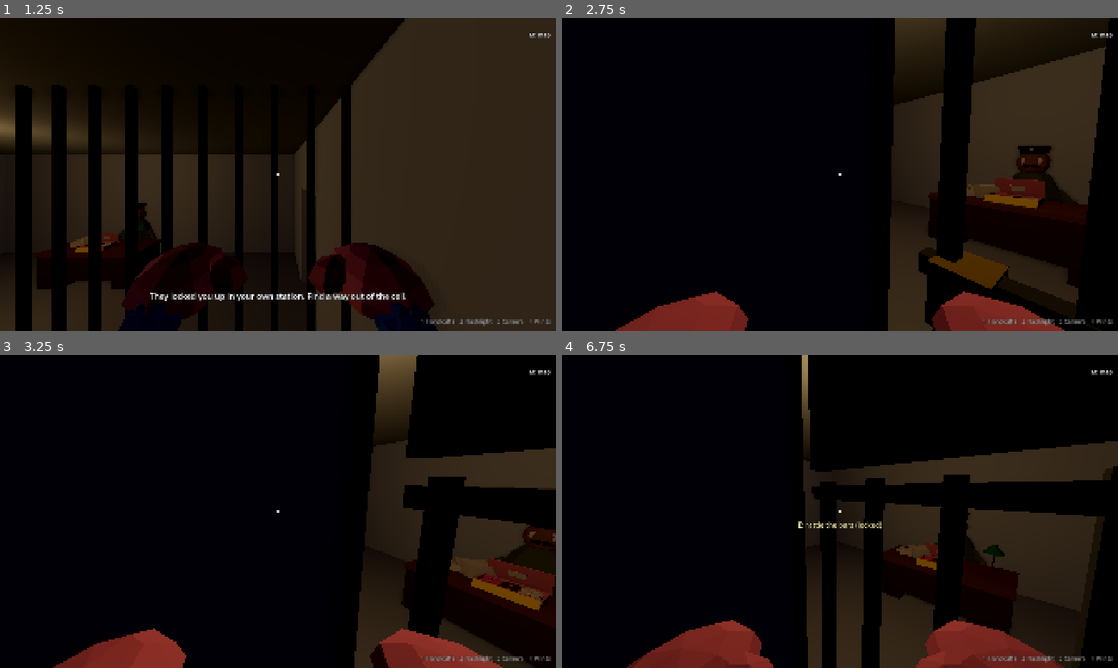
Above: before the commit, frames 1-4 (two rows, left to right).
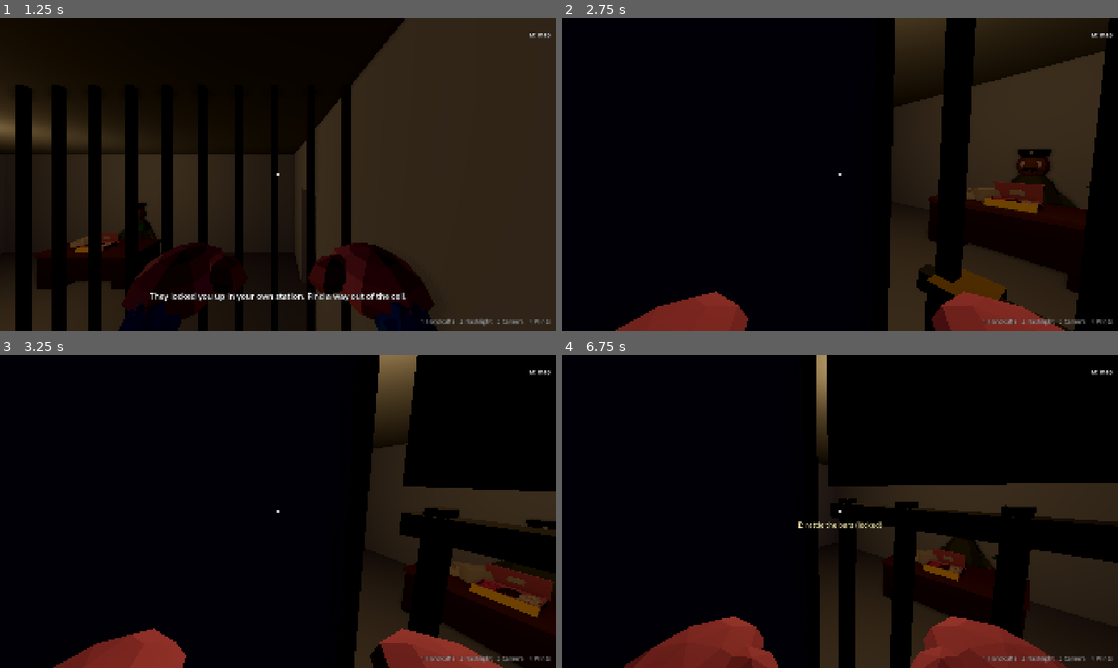
Above: after the commit, the same moments.

Repository: cristiangelini/BPD
Game: Godot game, scene res://scenes/levels/jailbreak.tscn
Two runs of this game, one before a commit and one after it. Both use one fixed random seed, a clock stepped at 60 frames per second and the inputs below. This scene is started directly instead of the project's main scene.
Inputs (mouse positions are in pixels of both pictures, inside the frame that each line leads up to):
- Up to frame 1 (1.25 s): tap Enter at 0.5 s; move the mouse to (400, 158) at 0.52 s; hold D (move_right) from 0.53 s (still down); hold R (ask) from 0.53 s (still down); click (400, 158) at 0.67 s; tap Space (jump) at 0.77, 1.07 s; tap G (drop) at 0.8 s
- Up to frame 2 (2.75 s): move the mouse to (812, 174) at 1.27 s; release D (move_right) at 1.28 s; release R (ask) at 1.28 s; hold W (move_forward) from 1.28 s (still down); tap G (drop) at 1.35 s; tap Space (jump) at 1.52, 1.82 s; click (812, 174) at 1.55 s; move the mouse to (851, 168) at 2.02 s; hold E (use) from 2.03 s (still down); click (851, 168) at 2.1 s
- Up to frame 3 (3.25 s): keep holding W (move_forward); move the mouse to (272, 517) at 2.77 s; release E (use) at 2.78 s; tap E (use) at 2.85 s; click (272, 517) at 2.92 s; tap Space (jump) at 3.02, 3.05 s
- Up to frame 4 (6.75 s): tap Space (jump) at 3.32, 4.52, 4.82, 6.02, 6.32 s; move the mouse to (878, 514) at 3.52 s; hold Space (jump) 3.53-4.28 s; tap R (ask) at 3.8, 4.35 s; move the mouse to (795, 508) at 4.27 s; tap G (drop) at 4.55 s; move the mouse to (845, 511) at 5.02 s; hold Q (checklist) 5.03-5.78 s; click (845, 511) at 5.3 s; tap Enter at 5.75 s; move the mouse to (817, 505) at 5.77 s; release W (move_forward) at 5.78 s; hold D (move_right) 5.78-6.53 s; tap Ctrl (crouch) at 5.85 s; tap E (use) at 6.05 s; move the mouse to (867, 511) at 6.52 s; hold W (move_forward) from 6.53 s (still down); hold G (drop) from 6.53 s (still down)

Frame 1 is identical in both runs. In frame 2, 3.9% of the frame differs, in the area x 58-98%, y 9-100%; in frame 3, 8.1%; in frame 4, 24%, in the area x 11-100%, y 0-100%.

Commit message:
Fish the guard's donut box with a broom or a fishing rod
Jailbreak step 3a (fuga.md): a long broom and a fishing rod lie in the cells. In hand they point where the cop looks and go through the bars; E hooks the donut box at the tip, and walking back drags it to the bars.

Co-Authored-By: Claude Opus 5.5 (1M context) <noreply@anthropic.com>
Claude-Session: https://claude.ai/code/session_01UXwRy4nCUmp8Zcg5tBLZhH

Diff:
--- a/scripts/levels/jailbreak_level.gd
+++ b/scripts/levels/jailbreak_level.gd
@@ -3,7 +3,8 @@
 
 ## The jailbreak's level (fuga.md, step 1): the first time a campaign misses its quota, the cops wake up at night
 ## locked in their own station's cells, two in each, with the patrol car parked outside. In front of the cells the
-## night guard sits at his desk with his box of donuts, one of them with the key (step 2, NightGuard).
+## night guard sits at his desk with his box of donuts, one of them with the key (step 2, NightGuard), and on each
+## cell's floor lies something long to fish the box with: the broom and the fishing rod (step 3, HookStick).
 ## --place=jailbreak opens it from Play.
 
 const DESK_MODEL := preload("res://assets/models/station_desk.glb")
@@ -13,12 +14,18 @@
 const DESK_AT := Vector3(10.5, 0, 7.4)
 const GUARD_AT := Vector3(10.5, 0, 8.4)
 const BOX_AT := Vector3(10.5, 0.87, 7.25)
+## Something to fish the box with, lying on the floor of each cell (step 3): [model, length, grip, turn].
+const STICKS := [
+	["res://assets/models/broom.glb", 2.8, Vector3(9.8, 0.06, 3.9), PI / 2],
+	["res://assets/models/fishing_rod.glb", 3.0, Vector3(11.2, 0.06, 3.9), -PI / 2],
+]
 
 ## Same seed, same jailbreak. 0 draws one.
 @export var case_seed := 0
 var city: City
 var guard: NightGuard
 var box: DonutBox
+var sticks: Array[HookStick] = []
 
 
 func _ready() -> void:
@@ -66,3 +73,11 @@
 	add_child(guard)
 	guard.global_transform = lot * Transform3D(Basis(Vector3.UP, PI), GUARD_AT)
 	guard.setup(case_seed, box)
+	for item: Array in STICKS:
+		var stick := HookStick.new()
+		stick.name = "Broom" if sticks.is_empty() else "FishingRod"
+		stick.model = load(item[0])
+		stick.length = item[1]
+		add_child(stick)
+		stick.global_transform = lot * Transform3D(Basis(Vector3.UP, item[3]), item[2])
+		sticks.append(stick)
--- a/scripts/player/cop.gd
+++ b/scripts/player/cop.gd
@@ -390,6 +390,9 @@
 			return false
 		act("eat_donut", self, [$Grabber.held])
 		return true
+	if $Grabber.held is HookStick:
+		act("use", $Grabber.held)
+		return true
 	if $Grabber.held is CrimeClueItem:
 		act("use_clue_in_hand", self, [$Grabber.held, _usable_target()])
 		return true
--- a/scripts/props/donut_box.gd
+++ b/scripts/props/donut_box.gd
@@ -7,6 +7,10 @@
 const DONUTS := 4
 
 @export var donuts := DONUTS
+
+
+func _ready() -> void:
+	add_to_group("donut_boxes")
 
 
 ## Takes one donut out of the box. Returns false if it was empty.
--- /dev/null
+++ b/scripts/props/hook_stick.gd
@@ -0,0 +1,102 @@
+class_name HookStick
+extends Grabbable
+
+## Something long and absurd to fish with from a cell (fuga.md, step 3): the very long broom or the fishing rod
+## without a hook. In hand it points where the camera looks and pokes out between the bars; E on a donut box at its
+## tip hooks it, and from then on the box follows the tip (with one cop's strength) until E lets it go or it gets
+## stuck more than SLIP from the tip. Only the grip collides, and only when nobody holds it, so in hand it goes through
+## the bars. Every number here is (propuesta).
+
+const KG := 0.8
+## How far ahead of the grip the tip is.
+@export var length := 2.8
+@export var model: PackedScene
+## A box this far from the tip slips off the hook.
+const SLIP := 1.0
+## How close to the tip a box must be to hook it.
+const CATCH := 0.6
+## In hand it points a little down and to the right of where the cop looks, so the cop sees it along its length
+## instead of end on.
+const TILT := Vector2(0.06, -0.08)
+
+var hooked: DonutBox
+var _holder_cop: Cop
+
+
+func _ready() -> void:
+	add_to_group("hook_sticks")
+	mass = KG
+	collision_layer = 4
+	collision_mask = 15
+	var shape := CollisionShape3D.new()
+	var box := BoxShape3D.new()
+	box.size = Vector3(0.08, 0.08, 0.4)
+	shape.shape = box
+	add_child(shape)
+	if model:
+		add_child(model.instantiate())
+
+
+## The end of the stick, in world space.
+func tip() -> Vector3:
+	return global_position - global_basis.z * length
+
+
+## The cop holding it, if any.
+func holder() -> Cop:
+	var cops := handling_cops(0.0)
+	return cops[0] if not cops.is_empty() else null
+
+
+func held_prompt_key(_cop: Cop) -> String:
+	if hooked:
+		return "PROMPT_UNHOOK_BOX"
+	return "PROMPT_HOOK_BOX" if box_at_tip() else "PROMPT_HOLDING_STICK"
+
+
+## The donut box close enough to the tip to hook, if any.
+func box_at_tip() -> DonutBox:
+	var near: DonutBox
+	var best := CATCH
+	for node in get_tree().get_nodes_in_group("donut_boxes"):
+		var box := node as DonutBox
+		var distance := box.global_position.distance_to(tip())
+		if distance <= best:
+			near = box
+			best = distance
+	return near
+
+
+## E with it in hand: hooks the box at the tip, or lets the hooked one go.
+func use(_cop: Cop) -> void:
+	if not is_held():
+		return
+	if hooked:
+		unhook()
+		return
+	hooked = box_at_tip()
+
+
+func unhook() -> void:
+	if hooked:
+		hooked.let_go(get_instance_id())
+	hooked = null
+
+
+func _physics_process(delta: float) -> void:
+	super(delta)
+	var cop := holder()
+	collision_mask = 0 if is_held() else 15
+	if cop and is_held():
+		# It points where its cop looks, so the tip goes where the cop aims.
+		global_basis = cop.camera.global_basis * Basis.from_euler(Vector3(TILT.y, -TILT.x, 0))
+		angular_velocity = Vector3.ZERO
+	elif hooked:
+		unhook()
+	if hooked:
+		if hooked.global_position.distance_to(tip()) > SLIP:
+			unhook()
+			if cop:
+				cop.show_hint("HINT_HOOK_SLIPPED")
+		else:
+			hooked.hold(get_instance_id(), tip())
--- /dev/null
+++ b/tests/unit/test_hook_stick.gd
@@ -0,0 +1,87 @@
+extends GutTest
+
+## The jailbreak, step 3a (fuga.md): the broom and the fishing rod fish the guard's donut box from the cells.
+
+const LEVEL := preload("res://scenes/levels/jailbreak.tscn")
+
+var level: Node3D
+var cop: Cop
+var lot: Transform3D
+
+
+func before_each() -> void:
+	level = LEVEL.instantiate()
+	level.get_node("Cop").input_enabled = false
+	add_child_autofree(level)
+	await wait_physics_frames(5)
+	cop = level.get_node("Cop")
+	lot = level.city.transform * CityLayout.lot("station")
+	level.guard.set_physics_process(false)
+
+
+## Puts the cop at the bars of the west cell with `stick` in hand, aiming its tip at the box.
+func _aim_at_box(stick: HookStick) -> void:
+	cop.global_position = lot * Vector3(9.6, 0.1, 3.9)
+	await wait_physics_frames(3)
+	var box_at: Vector3 = level.box.global_position
+	var eye := cop.camera.global_position
+	var flat := Vector3(box_at.x - eye.x, 0, box_at.z - eye.z)
+	cop.global_rotation.y = atan2(-flat.x, -flat.z)
+	cop.camera.get_parent().rotation.x = atan2(box_at.y - eye.y, flat.length())
+	cop.get_node("Grabber").grab(stick)
+	cop.get_node("Grabber").hold_distance = clampf(eye.distance_to(box_at) - stick.length, GameScale.HOLD_MIN,
+		GameScale.HOLD_MAX)
+	await wait_physics_frames(60)
+
+
+func test_each_cell_has_something_to_fish_with() -> void:
+	assert_eq(level.sticks.size(), 2)
+	var cells := []
+	for stick: HookStick in level.sticks:
+		var at: Vector3 = lot.affine_inverse() * stick.global_position
+		assert_lt(at.z, StationRooms.CELL_FRONT_Z, "%s lies in a cell" % stick.name)
+		cells.append(at.x < StationRooms.CELL_SPLIT_X)
+	assert_eq(cells, [true, false], "one in each cell")
+
+
+func test_in_hand_the_tip_reaches_the_box_through_the_bars() -> void:
+	var stick: HookStick = level.sticks[0]
+	await _aim_at_box(stick)
+	assert_lt(stick.tip().distance_to(level.box.global_position), HookStick.CATCH, "the tip is at the box")
+	assert_eq(stick.held_prompt_key(cop), "PROMPT_HOOK_BOX")
+
+
+func test_a_hooked_box_is_dragged_to_the_bars_and_out_of_the_guards_reach() -> void:
+	var stick: HookStick = level.sticks[0]
+	await _aim_at_box(stick)
+	assert_true(cop.use(), "E with the stick in hand")
+	assert_eq(stick.hooked, level.box)
+	# Walking back from the bars drags it along.
+	for i in 130:
+		cop.step(1.0 / 60, Vector2(0, 0.5), false, false, false)
+		await wait_physics_frames(1)
+	await wait_physics_frames(30)
+	var box_at: Vector3 = lot.affine_inverse() * level.box.global_position
+	assert_lt(box_at.z, 6.2, "the box came toward the bars")
+	assert_gt(box_at.z, StationRooms.CELL_FRONT_Z, "but it doesn't go through them")
+	assert_false(level.guard.box_in_reach(), "the guard can't reach it anymore")
+
+
+func test_e_again_lets_it_go_and_so_does_dropping_the_stick() -> void:
+	var stick: HookStick = level.sticks[0]
+	await _aim_at_box(stick)
+	cop.use()
+	cop.use()
+	assert_null(stick.hooked, "E again lets the box go")
+	cop.use()
+	assert_not_null(stick.hooked)
+	cop.get_node("Grabber").release()
+	await wait_physics_frames(2)
+	assert_null(stick.hooked, "dropping the stick lets the box go")
+
+
+func test_lying_on_the_floor_it_hooks_nothing() -> void:
+	var stick: HookStick = level.sticks[0]
+	stick.global_position = level.box.global_position + stick.global_basis.z * stick.length
+	stick.use(cop)
+	assert_null(stick.hooked)
--- a/translations/texts.csv
+++ b/translations/texts.csv
@@ -986,3 +986,7 @@
 GUARD_MUNCH_4,"Así da gusto cuidar presos.","Now this is how you guard prisoners.","Assim dá gosto vigiar presos."
 GUARD_KEY_FOUND,"¿Qué es esto? ¡Mi llave! Mejor me la cuelgo del cinturón.","What's this? My key! Better hang it on my belt.","O que é isso? Minha chave! Melhor pendurar no cinto."
 GUARD_NO_DONUTS,"¿Y mis donas? ¿Quién se llevó mis donas?","Where are my donuts? Who took my donuts?","Cadê meus donuts? Quem levou meus donuts?"
+PROMPT_HOOK_BOX,"E: enganchar la caja","E: hook the box","E: enganchar a caixa"
+PROMPT_UNHOOK_BOX,"E: soltar la caja · Mueve la mirada para arrastrarla","E: let go of the box · Move your view to drag it","E: soltar a caixa · Mova a visão para arrastá-la"
+PROMPT_HOLDING_STICK,"Lleva la punta hasta la caja de donas · Rueda: acercar o alejar","Bring the tip to the donut box · Wheel: closer or farther","Leve a ponta até a caixa de donuts · Roda: aproximar ou afastar"
+HINT_HOOK_SLIPPED,"¡Se soltó la caja!","The box slipped off!","A caixa soltou!"
Binary file added: assets/models/broom.glb
Not shown, added: assets/models/broom.glb.import
Binary file added: assets/models/fishing_rod.glb
Not shown, added: assets/models/fishing_rod.glb.import
Not shown, added: scripts/props/hook_stick.gd.uid
Not shown, added: tests/unit/test_hook_stick.gd.uid
Not shown, changed: docs/diseno/fuga.md
Not shown, changed: tools/modelgen/models/station.js
